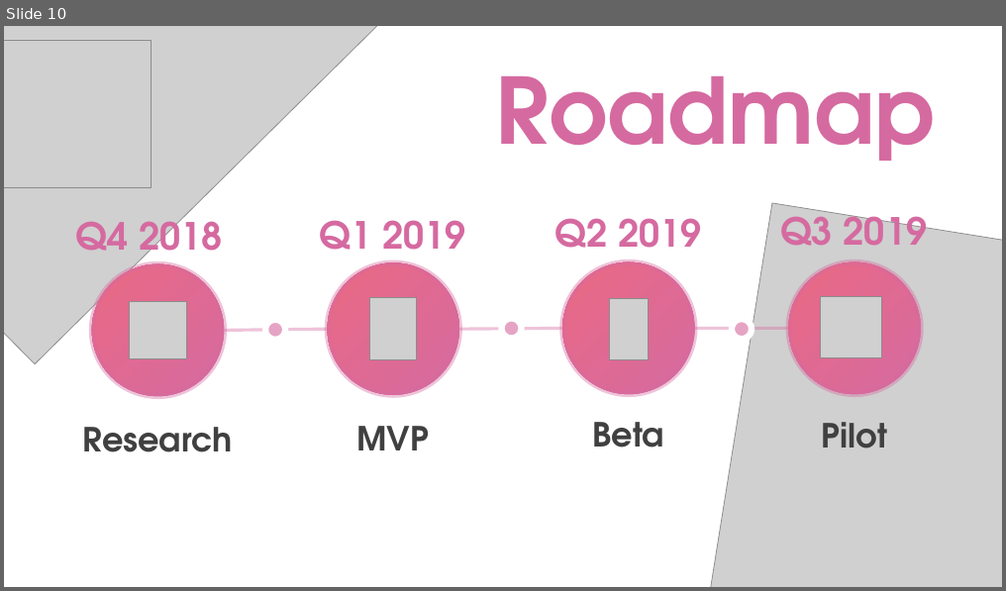
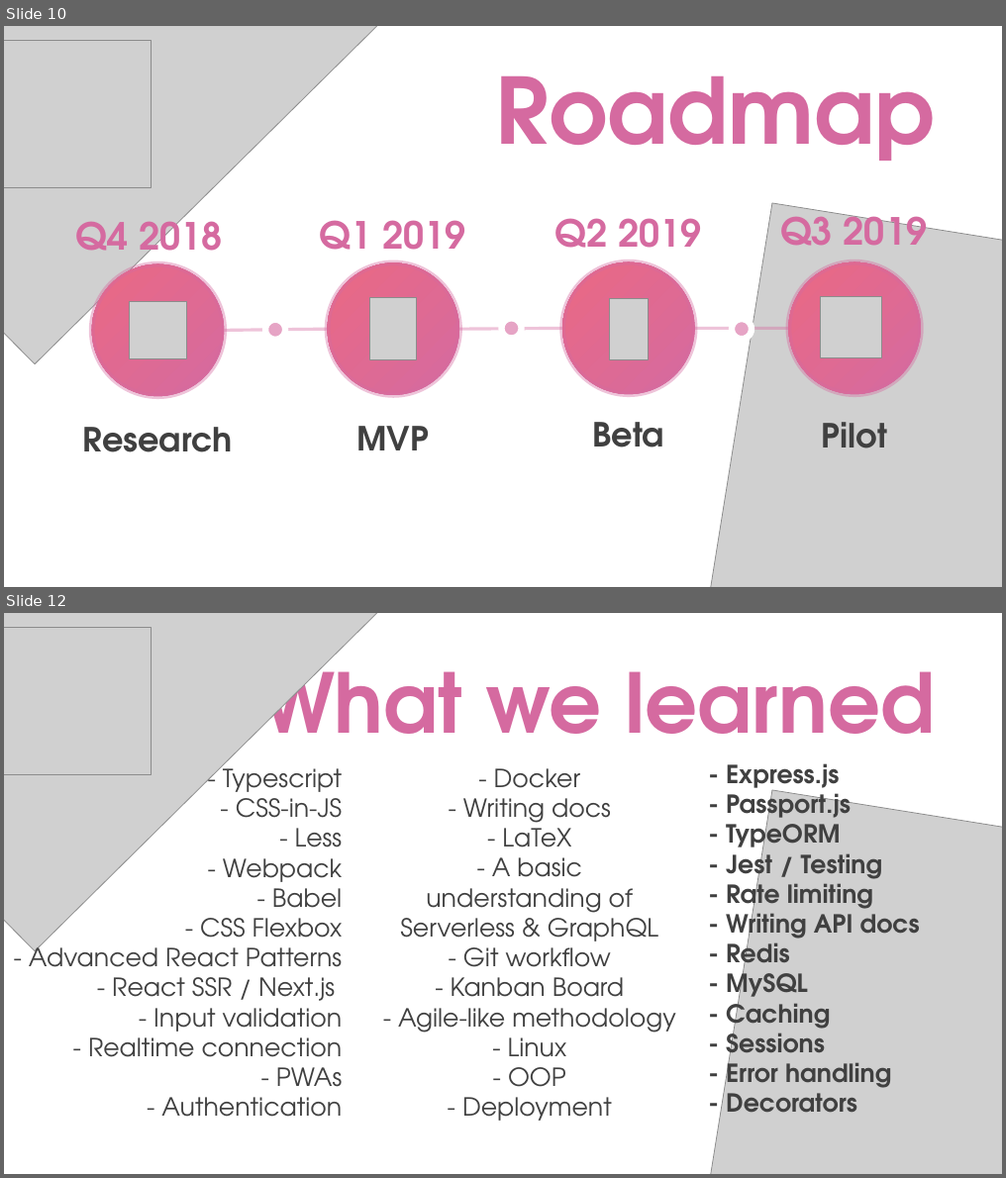
Before and after one commit to DeliriumProducts/luncher-box, a slide deck: presentation/softuniada/presentation.pptx. Shown one above the other, each under a label of ours: slide 10 before the commit, slides 10 and 12 after it; the slides between them are not shown. The pictures are 1006x591 and 1006x1178 pixels, drawn with LibreOffice and Linux fonts; fonts in the diff are those of the drawing; grey boxes stand for pictures. Boxes give left, top, right and bottom in pixels: in the first picture for what was removed or moved away, otherwise in the second. Text is boxed around its words. In the diff, an @@ line names an element or a change of style, - is before the commit and + after.

```diff
--- a/presentation/softuniada/presentation.pptx
+++ b/presentation/softuniada/presentation.pptx
@@ slide 12 added at (4,613,1002,1174), background #FFFFFF @@
@@ picture added at (4,613,429,951) @@
@@ picture added at (4,628,151,774) @@
@@ title added at (260,644,935,767), 79.2 pt, text gradient #D56AA0 to #EA6984, bold @@
+What we learned
@@ text added at (29,761,343,1117), 24 pt, text #404040 @@
+  - Typescript
+  - CSS-in-JS
+  - Less
+  - Webpack
+  - Babel
+  - CSS Flexbox
+  - Advanced React Patterns
+  - React SSR / Next.js
+  - Input validation
+  - Realtime connection
+  - PWAs
+  - Authentication
@@ text added at (398,768,676,1121), 24 pt, text #404040 @@
+  - Docker
+  - Writing docs
+  - LaTeX
+  - A basic
+  understanding of
+  Serverless & GraphQL
+  - Git workflow
+  - Kanban Board
+  - Agile-like methodology
+  - Linux
+  - OOP
+  - Deployment
@@ picture added at (684,790,1002,1174) @@
@@ text added at (726,763,920,1113), 24 pt, text #404040, bold @@
+  - Express.js
+  - Passport.js
+  - TypeORM
+  - Jest / Testing
+  - Rate limiting
+  - Writing API docs
+  - Redis
+  - MySQL
+  - Caching
+  - Sessions
+  - Error handling
+  - Decorators
```
Also in this commit, not shown: 4 slides changed, 1 other slide added, 1 slide removed, 2 other files.
